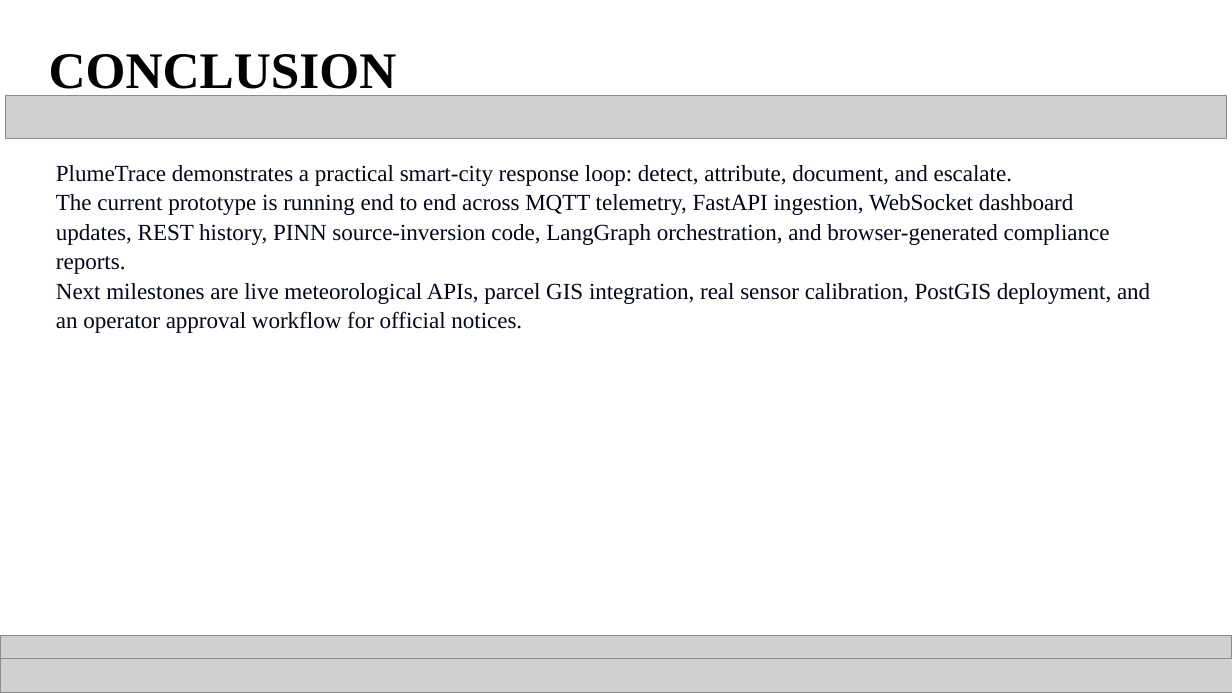
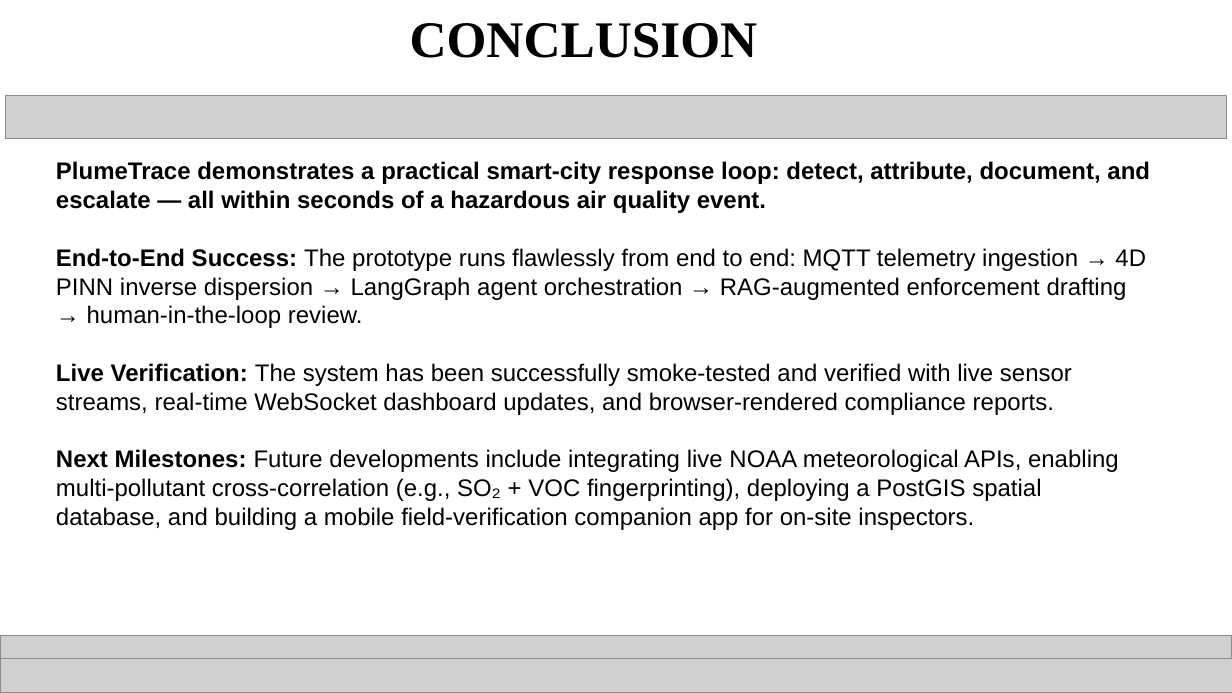
Before and after one commit to sudu787/Plumetrace, a slide deck: slide 10 of PlumeTrace_SmartAIthon_2026_Round1_Filled.pptx. Drawn at 1232x693 pixels with LibreOffice and Linux fonts; fonts in the diff are those of the drawing; grey boxes stand for pictures. Boxes give left, top, right and bottom in pixels: in the first picture for what was removed or moved away, otherwise in the second. Text is boxed around its words. In the diff, an @@ line names an element or a change of style, - is before the commit and + after.

Commit message:
Finalizing PlumeTrace project architecture, 4D PINN integration, and presentations

```diff
--- a/PlumeTrace_SmartAIthon_2026_Round1_Filled.pptx
+++ b/PlumeTrace_SmartAIthon_2026_Round1_Filled.pptx
@@ text "CONCLUSION" rewrapped from [49,54,397,99] to [410,23,758,58] @@
@@ title at [56,161,1150,530]: text changed; size 13.5 to 14 pt; font Times New Roman to Arial; text colour #020618 to #000000 @@
-PlumeTrace demonstrates a practical smart-city response loop: detect, attribute, document, and escalate.
-The current prototype is running end to end across MQTT telemetry, FastAPI ingestion, WebSocket dashboard updates, REST history, PINN source-inversion code, LangGraph orchestration, and browser-generated compliance reports.
-Next milestones are live meteorological APIs, parcel GIS integration, real sensor calibration, PostGIS deployment, and an operator approval workflow for official notices.
+PlumeTrace demonstrates a practical smart-city response loop: detect, attribute, document, and escalate — all within seconds of a hazardous air quality event.
+End-to-End Success: The prototype runs flawlessly from end to end: MQTT telemetry ingestion → 4D PINN inverse dispersion → LangGraph agent orchestration → RAG-augmented enforcement drafting → human-in-the-loop review.
+Live Verification: The system has been successfully smoke-tested and verified with live sensor streams, real-time WebSocket dashboard updates, and browser-rendered compliance reports.
+Next Milestones: Future developments include integrating live NOAA meteorological APIs, enabling multi-pollutant cross-correlation (e.g., SO₂ + VOC fingerprinting), deploying a PostGIS spatial database, and building a mobile field-verification companion app for on-site inspectors.
```
Also in this commit, not shown: 9 other slides changed, 1 slide added, 1 slide removed, 16 other files.
